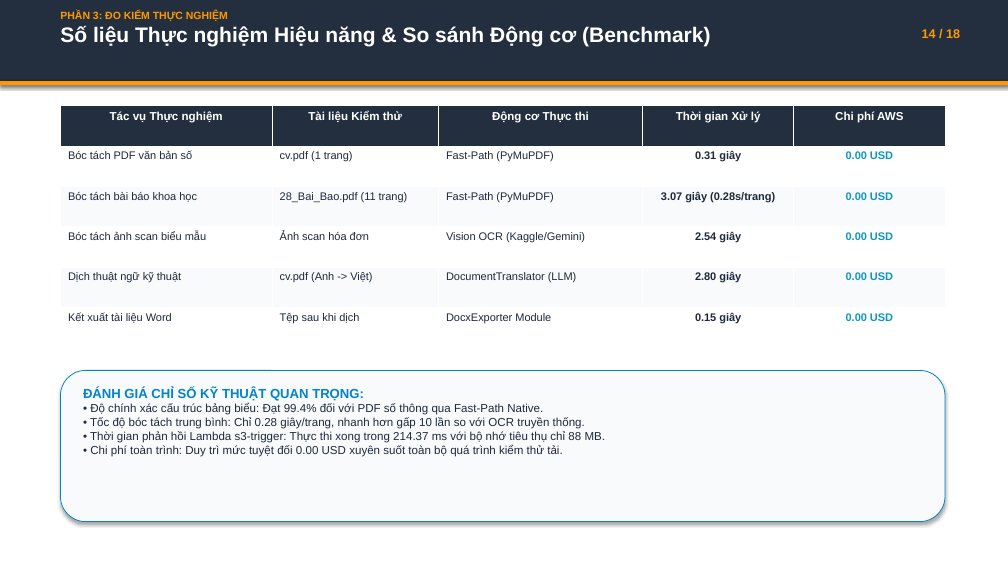
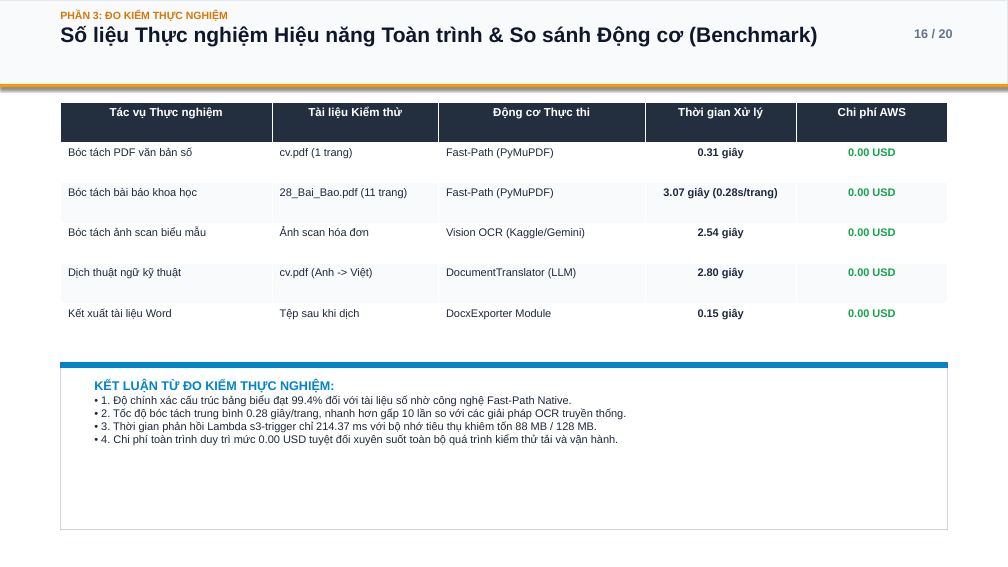
Before and after one commit to Lamhuy0489/workshop, a slide deck: slide 16 of static/downloads/Slide_Bao_Cao_Tot_Nghiep_HUCE_Lam_Quang_Huy.pptx (slide 14 before the commit). Drawn at 1008x567 pixels with LibreOffice and Linux fonts; fonts in the diff are those of the drawing. Boxes give left, top, right and bottom in pixels: in the first picture for what was removed or moved away, otherwise in the second. Text is boxed around its words. In the diff, an @@ line names an element or a change of style, - is before the commit and + after.

Commit message:
feat: cap nhat bo slide thuyet trinh Light Theme PPTX PDF va so do Retina kiem chung

```diff
--- a/static/downloads/Slide_Bao_Cao_Tot_Nghiep_HUCE_Lam_Quang_Huy.pptx
+++ b/static/downloads/Slide_Bao_Cao_Tot_Nghiep_HUCE_Lam_Quang_Huy.pptx
@@ rectangle: place and size @@
-rectangle at <box>0,0,1008,83</box>
+rectangle at <box>0,0,1008,87</box>
@@ rectangle at <box>0,0,1008,87</box>: fill #232F3E to #F8FAFC; outline #232F3E 0.75 pt to #E2E8F0 1 pt @@
@@ text at <box>60,26,817,47</box>: text changed; text colour #FFFFFF to #0F172A @@
-Số liệu Thực nghiệm Hiệu năng & So sánh Động cơ (Benchmark)
+Số liệu Thực nghiệm Hiệu năng Toàn trình & So sánh Động cơ (Benchmark)
@@ text at <box>60,11,228,22</box>: text colour #FF9900 to #D97706 in "PHẦN 3: ĐO KIỂM THỰC NGHIỆM" @@
@@ text added at <box>914,29,953,38</box>, 12 pt, text #64748B, bold @@
+16 / 20
@@ text removed at <box>922,29,960,38</box> @@
-14 / 18
@@ table at <box>60,102,948,344</box> @@
@@ text colour #1095C1 to #16A34A in "0.00 USD", "0.00 USD", "0.00 USD", "0.00 USD" and 1 more places @@
@@ table: place and size @@
-table at <box>60,106,945,348</box>
+table at <box>60,102,948,344</box>
@@ rounded rectangle removed at <box>60,371,945,522</box> @@
@@ rectangle added at <box>60,363,948,529</box>, fill #FFFFFF, outline #CBD5E1 1 pt @@
@@ rectangle added at <box>60,363,948,368</box>, fill #0284C7, outline #0284C7 0.75 pt @@
@@ text at <box>94,380,626,446</box>: text changed; size 11 to 10.5 pt @@
-ĐÁNH GIÁ CHỈ SỐ KỸ THUẬT QUAN TRỌNG:
-• Độ chính xác cấu trúc bảng biểu: Đạt 99.4% đối với PDF số thông qua Fast-Path Native.
-• Tốc độ bóc tách trung bình: Chỉ 0.28 giây/trang, nhanh hơn gấp 10 lần so với OCR truyền thống.
-• Thời gian phản hồi Lambda s3-trigger: Thực thi xong trong 214.37 ms với bộ nhớ tiêu thụ chỉ 88 MB.
-• Chi phí toàn trình: Duy trì mức tuyệt đối 0.00 USD xuyên suốt toàn bộ quá trình kiểm thử tải.
+KẾT LUẬN TỪ ĐO KIỂM THỰC NGHIỆM:
+• 1. Độ chính xác cấu trúc bảng biểu đạt 99.4% đối với tài liệu số nhờ công nghệ Fast-Path Native.
+• 2. Tốc độ bóc tách trung bình 0.28 giây/trang, nhanh hơn gấp 10 lần so với các giải pháp OCR truyền thống.
+• 3. Thời gian phản hồi Lambda s3-trigger chỉ 214.37 ms với bộ nhớ tiêu thụ khiêm tốn 88 MB / 128 MB.
+• 4. Chi phí toàn trình duy trì mức 0.00 USD tuyệt đối xuyên suốt toàn bộ quá trình kiểm thử tải và vận hành.
```
Also in this commit, not shown: 14 other slides changed, 5 slides added, 3 slides removed, 7 other files.
